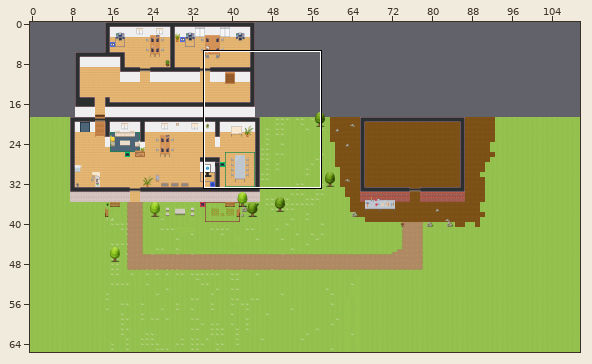
Tiled map (JSON), stored at maps/map.json. The first picture is a wide view before the edit; the outline marks the close-up.
Close-up. First the earlier version:
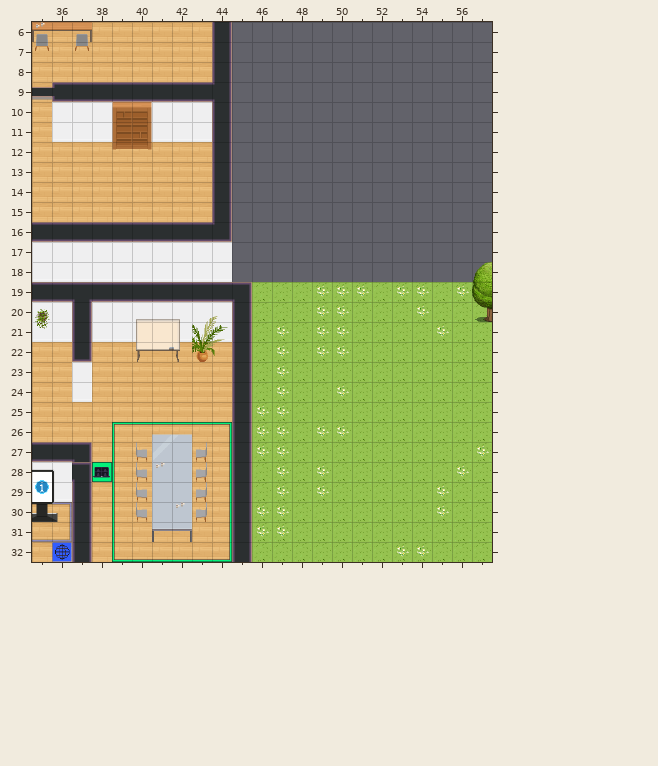
Cells are 32x32 px. Shown: x 35..57, y 6..32. The commit also changed other parts of the map, which this record leaves out.
And afterwards:
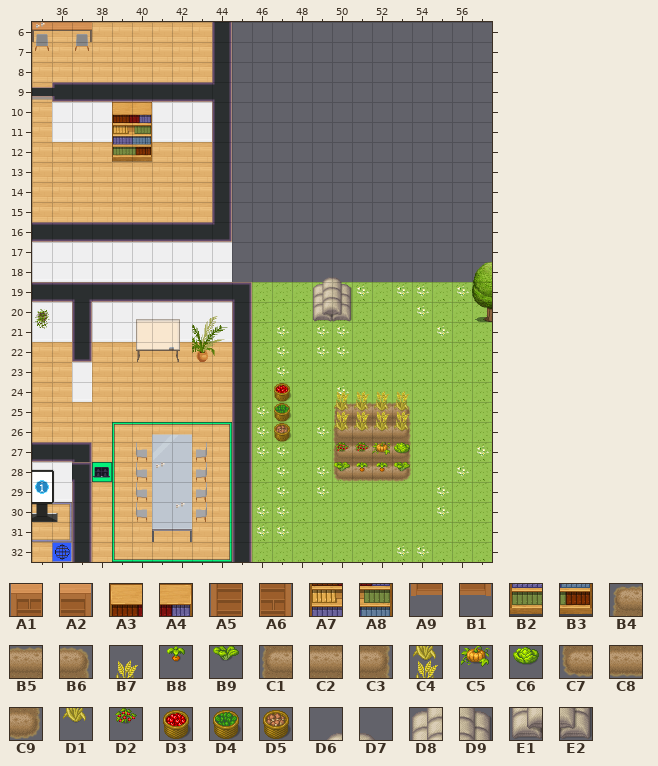
Key: from "WA_Other_Furniture": A1 14, A2 15, A3 22, A4 23, A5 26, A6 27, A7 34, A8 35, A9 38, B1 39, B2 46, B3 47; from "[Base]BaseChip_pipo": B4 152, B5 153, B6 154, B7 157, B8 158, B9 159, C1 160, C2 161, C3 162, C4 165, C5 166, C6 167, C7 168, C8 169, C9 170, D1 173, D2 175, D3 877, D4 878, D5 879, D6 882, D7 883, D8 890, D9 891, E1 898, E2 899.
__ is an empty cell.
Diff:
Layer "aboveFloor":
y 25: x 50..53 __ __ __ __ -> B4 B5 B5 B6
y 26..27: x 50..53 __ __ __ __ -> C1 C2 C2 C3
y 28: x 50..53 __ __ __ __ -> C7 C8 C8 C9
Layer "furniture":
y 10: x 39..40 A1 A2 -> A3 A4
y 11: x 39..40 A5 A6 -> A7 A8
y 12: x 39..40 A9 B1 -> B2 B3
y 18: x 49..50 __ __ -> D6 D7
y 19: x 49..50 __ __ -> D8 D9
y 20: x 49..50 __ __ -> E1 E2
y 24: x 47 __ -> D3; x 50..53 __ __ __ __ -> B7 B7 B7 B7
y 25: x 47 __ -> D4; x 50..53 __ __ __ __ -> C4 C4 C4 C4
y 26: x 47 __ -> D5; x 50..53 __ __ __ __ -> D1 D1 D1 D1
y 27: x 50..53 __ __ __ __ -> D2 D2 C5 C6
y 28: x 50..53 __ __ __ __ -> B9 B8 B8 B9
Where, in picture pixels (left, top, right, bottom), the same in both close-ups:
changed: (112, 102, 152, 162)
added: (313, 277, 352, 322)
added: (274, 383, 292, 442)
added: (333, 391, 411, 482)
